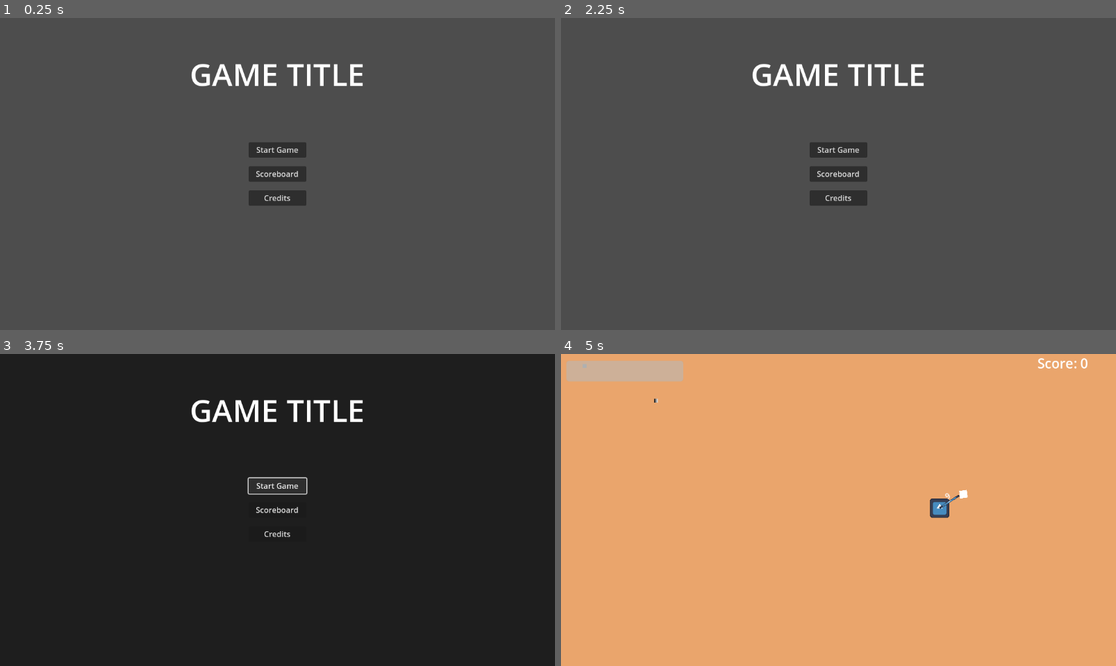
Above: before the commit, frames 1-4 (two rows, left to right).
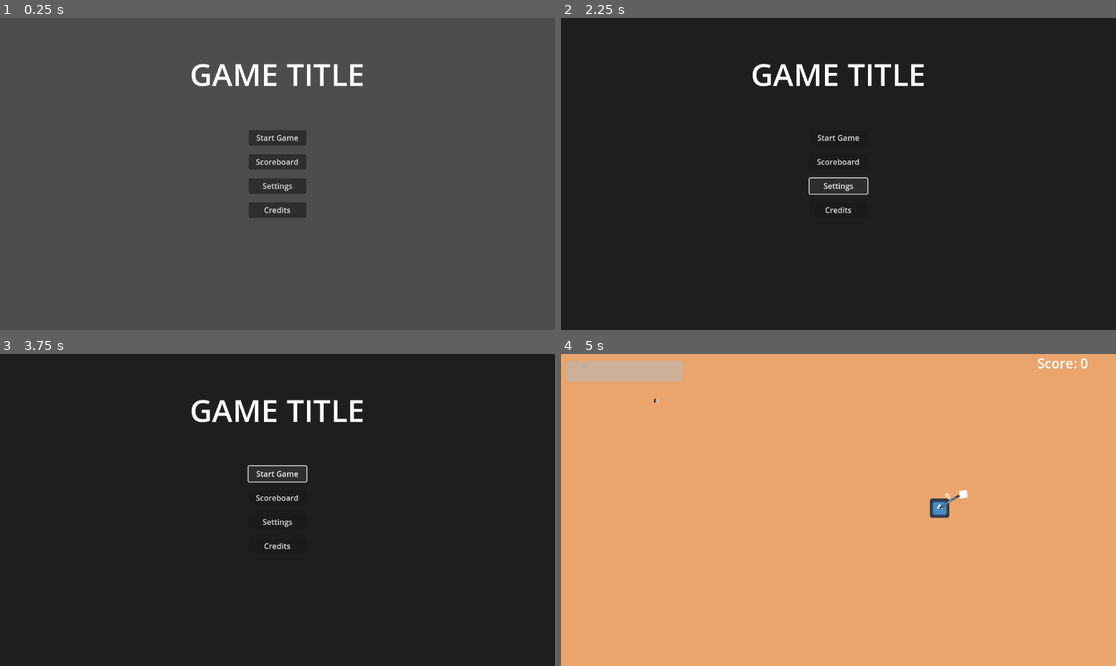
Above: after the commit, the same moments.

Repository: elloco02/gae-final-assignment
Game: Godot game, scene res://main_menu/main_menu.tscn
Same seed, same stepped clock (60 frames per second), same inputs: the game is played once before the commit and once after it. The engine's default icon, where the game draws it, is replaced by a stand-in: a white triangle on a blue panel in a dark square. Sound files missing from this copy of the repository are replaced by a short silence.
Inputs (mouse positions are in pixels of both pictures, inside the frame that each line leads up to):
- Up to frame 1 (0.25 s): no input
- Up to frame 2 (2.25 s): click "Scoreboard" at 0.5 s; click "Return" at 1.25 s; click (838, 186) at 2 s, where only the run after the commit has a clickable "Settings"
- Up to frame 3 (3.75 s): click (277, 556) at 2.75 s, where only the run after the commit has a clickable "Return"; click "Start Game" at 3.5 s
- Up to frame 4 (5 s): move the mouse to (960, 494) at 4.27 s; hold D (right) from 4.28 s (still down); click (960, 494) at 4.35 s

The runs differ from the first frame. In frame 1, 2.0% of the frame differs, in the area x 44-56%, y 36-64%; in frame 2, 98%, in the area x 0-100%, y 0-100%; in frame 3, 0.7%; in frame 4, less than 0.1%.

Commit message:
added setting menu and font

Diff:
--- /dev/null
+++ b/neues-spiel/assets/Tilemap/tile_set.tres
@@ -0,0 +1,34 @@
+[gd_resource type="TileSet" load_steps=3 format=3 uid="uid://dkk0hfr7pfus"]
+
+[ext_resource type="Texture2D" path="res://assets/Tilemap/TileMap3-Sheet.png" id="1_11kqw"]
+
+[sub_resource type="TileSetAtlasSource" id="TileSetAtlasSource_11kqw"]
+texture = ExtResource("1_11kqw")
+texture_region_size = Vector2i(32, 32)
+0:0/0 = 0
+1:0/0 = 0
+2:0/0 = 0
+3:0/0 = 0
+4:0/0 = 0
+5:0/0 = 0
+6:0/0 = 0
+6:1/0 = 0
+5:1/0 = 0
+4:1/0 = 0
+3:1/0 = 0
+2:1/0 = 0
+1:1/0 = 0
+0:1/0 = 0
+0:2/0 = 0
+1:2/0 = 0
+2:2/0 = 0
+3:2/0 = 0
+4:2/0 = 0
+5:2/0 = 0
+6:2/0 = 0
+6:3/0 = 0
+5:3/0 = 0
+
+[resource]
+tile_size = Vector2i(32, 32)
+sources/1 = SubResource("TileSetAtlasSource_11kqw")
--- /dev/null
+++ b/neues-spiel/assets/fonts/default.tres
@@ -0,0 +1,97 @@
+[gd_resource type="Theme" load_steps=8 format=3 uid="uid://b5yn6363jrcyb"]
+
+[ext_resource type="FontFile" uid="uid://bdvqk7gmtq34k" path="res://assets/fonts/pixel_font.ttf" id="1_udeu7"]
+
+[sub_resource type="StyleBoxFlat" id="StyleBoxFlat_gtbrs"]
+content_margin_left = 4.0
+content_margin_top = 4.0
+content_margin_right = 4.0
+content_margin_bottom = 4.0
+bg_color = Color(0.1, 0.1, 0.1, 0.3)
+corner_radius_top_left = 3
+corner_radius_top_right = 3
+corner_radius_bottom_right = 3
+corner_radius_bottom_left = 3
+corner_detail = 5
+
+[sub_resource type="StyleBoxFlat" id="StyleBoxFlat_kbcrc"]
+content_margin_left = 4.0
+content_margin_top = 4.0
+content_margin_right = 4.0
+content_margin_bottom = 4.0
+bg_color = Color(1, 1, 1, 0.75)
+draw_center = false
+border_width_left = 2
+border_width_top = 2
+border_width_right = 2
+border_width_bottom = 2
+corner_radius_top_left = 3
+corner_radius_top_right = 3
+corner_radius_bottom_right = 3
+corner_radius_bottom_left = 3
+corner_detail = 5
+expand_margin_left = 2.0
+expand_margin_top = 2.0
+expand_margin_right = 2.0
+expand_margin_bottom = 2.0
+
+[sub_resource type="StyleBoxTexture" id="StyleBoxTexture_gtbrs"]
+texture_margin_left = 8.0
+texture_margin_top = 8.0
+texture_margin_right = 8.0
+texture_margin_bottom = 8.0
+region_rect = Rect2(97, 81, 30, 14)
+
+[sub_resource type="StyleBoxTexture" id="StyleBoxTexture_q43l0"]
+texture_margin_left = 8.0
+texture_margin_top = 8.0
+texture_margin_right = 8.0
+texture_margin_bottom = 8.0
+region_rect = Rect2(97, 65, 30, 14)
+
+[sub_resource type="StyleBoxTexture" id="StyleBoxTexture_kbcrc"]
+texture_margin_left = 8.0
+texture_margin_top = 8.0
+texture_margin_right = 8.0
+texture_margin_bottom = 8.0
+region_rect = Rect2(97, 97, 30, 14)
+
+[sub_resource type="StyleBoxEmpty" id="StyleBoxEmpty_q43l0"]
+
+[resource]
+default_font = ExtResource("1_udeu7")
+Button/colors/font_color = Color(0.875, 0.875, 0.875, 1)
+Button/colors/font_disabled_color = Color(0.875, 0.875, 0.875, 0.5)
+Button/colors/font_focus_color = Color(0.95, 0.95, 0.95, 1)
+Button/colors/font_hover_color = Color(0.95, 0.95, 0.95, 1)
+Button/colors/font_hover_pressed_color = Color(1, 1, 1, 1)
+Button/colors/font_outline_color = Color(0, 0, 0, 1)
+Button/colors/font_pressed_color = Color(1, 1, 1, 1)
+Button/colors/icon_disabled_color = Color(1, 1, 1, 0.4)
+Button/colors/icon_focus_color = Color(1, 1, 1, 1)
+Button/colors/icon_hover_color = Color(1, 1, 1, 1)
+Button/colors/icon_hover_pressed_color = Color(1, 1, 1, 1)
+Button/colors/icon_normal_color = Color(1, 1, 1, 1)
+Button/colors/icon_pressed_color = Color(1, 1, 1, 1)
+Button/constants/align_to_largest_stylebox = 0
+Button/constants/h_separation = 4
+Button/constants/icon_max_width = 0
+Button/constants/outline_size = 0
+Button/font_sizes/font_size = 16
+Button/fonts/font = ExtResource("1_udeu7")
+Button/styles/disabled = SubResource("StyleBoxFlat_gtbrs")
+Button/styles/focus = SubResource("StyleBoxFlat_kbcrc")
+Button/styles/hover = SubResource("StyleBoxTexture_gtbrs")
+Button/styles/normal = SubResource("StyleBoxTexture_q43l0")
+Button/styles/pressed = SubResource("StyleBoxTexture_kbcrc")
+Label/colors/font_color = Color(1, 1, 1, 1)
+Label/colors/font_outline_color = Color(0, 0, 0, 1)
+Label/colors/font_shadow_color = Color(0, 0, 0, 0)
+Label/constants/line_spacing = 3
+Label/constants/outline_size = 0
+Label/constants/shadow_offset_x = 1
+Label/constants/shadow_offset_y = 1
+Label/constants/shadow_outline_size = 1
+Label/font_sizes/font_size = 16
+Label/fonts/font = ExtResource("1_udeu7")
+Label/styles/normal = SubResource("StyleBoxEmpty_q43l0")
--- /dev/null
+++ b/neues-spiel/main_menu/audio_settings/settings.gd
@@ -0,0 +1,8 @@
+extends Control
+
+@onready var main_menu_scene: PackedScene = preload("res://main_menu/main_menu.tscn")
+
+
+func _on_main_menu_button_pressed() -> void:
+	AudioManager.create_2d_audio_at_location(global_position, SoundEffectSettings.SOUND_EFFECT_TYPE.UI_BUTTON_PRESSED)
+	SceneManager.change_scene_to(main_menu_scene)
--- /dev/null
+++ b/neues-spiel/main_menu/audio_settings/settings.tscn
@@ -0,0 +1,78 @@
+[gd_scene load_steps=4 format=3 uid="uid://bkg8w0c81g0cf"]
+
+[ext_resource type="Script" uid="uid://ryl0acwvah8f" path="res://main_menu/audio_settings/volume_slider.gd" id="1_8vqrp"]
+[ext_resource type="Script" uid="uid://b4u57lcdodtr2" path="res://main_menu/audio_settings/settings.gd" id="1_53kv4"]
+[ext_resource type="Theme" uid="uid://b5yn6363jrcyb" path="res://assets/fonts/default.tres" id="2_6xy3w"]
+
+[node name="Options" type="Control"]
+layout_mode = 3
+anchors_preset = 15
+anchor_right = 1.0
+anchor_bottom = 1.0
+grow_horizontal = 2
+grow_vertical = 2
+script = ExtResource("1_53kv4")
+
+[node name="MarginContainer" type="MarginContainer" parent="."]
+layout_mode = 1
+anchors_preset = 15
+anchor_right = 1.0
+anchor_bottom = 1.0
+grow_horizontal = 2
+grow_vertical = 2
+theme_override_constants/margin_left = 50
+theme_override_constants/margin_top = 50
+theme_override_constants/margin_right = 50
+theme_override_constants/margin_bottom = 50
+
+[node name="VBoxContainer" type="VBoxContainer" parent="MarginContainer"]
+layout_mode = 2
+size_flags_horizontal = 4
+alignment = 1
+
+[node name="MasterLabel" type="Label" parent="MarginContainer/VBoxContainer"]
+layout_mode = 2
+theme = ExtResource("2_6xy3w")
+text = "Master"
+
+[node name="Master" type="HSlider" parent="MarginContainer/VBoxContainer"]
+custom_minimum_size = Vector2(100, 20)
+layout_mode = 2
+max_value = 5.0
+step = 0.001
+script = ExtResource("1_8vqrp")
+bus_name = "Master"
+
+[node name="MusicLabel" type="Label" parent="MarginContainer/VBoxContainer"]
+layout_mode = 2
+text = "Music"
+
+[node name="Music" type="HSlider" parent="MarginContainer/VBoxContainer"]
+custom_minimum_size = Vector2(100, 20)
+layout_mode = 2
+max_value = 5.0
+step = 0.001
+script = ExtResource("1_8vqrp")
+bus_name = "Music"
+
+[node name="SfxLabel" type="Label" parent="MarginContainer/VBoxContainer"]
+layout_mode = 2
+text = "Sfx"
+
+[node name="Sfx" type="HSlider" parent="MarginContainer/VBoxContainer"]
+custom_minimum_size = Vector2(100, 20)
+layout_mode = 2
+max_value = 5.0
+step = 0.001
+script = ExtResource("1_8vqrp")
+bus_name = "Sfx"
+
+[node name="Control" type="Control" parent="MarginContainer/VBoxContainer"]
+custom_minimum_size = Vector2(0, 40)
+layout_mode = 2
+
+[node name="MainMenuButton" type="Button" parent="MarginContainer/VBoxContainer"]
+layout_mode = 2
+text = "Return"
+
+[connection signal="pressed" from="MarginContainer/VBoxContainer/MainMenuButton" to="." method="_on_main_menu_button_pressed"]
--- /dev/null
+++ b/neues-spiel/main_menu/audio_settings/volume_slider.gd
@@ -0,0 +1,15 @@
+extends HSlider
+
+@export var bus_name: String
+
+var bus_index: int
+
+func _ready() -> void:
+	bus_index = AudioServer.get_bus_index(bus_name)
+	value_changed.connect(_on_value_changed)
+
+	value = db_to_linear(AudioServer.get_bus_volume_db(bus_index))
+
+
+func _on_value_changed(volume: float) -> void:
+	AudioServer.set_bus_volume_db(bus_index, linear_to_db(volume))
--- /dev/null
+++ b/neues-spiel/main_menu/credits/settings.tscn
@@ -0,0 +1,78 @@
+[gd_scene load_steps=4 format=3 uid="uid://bkg8w0c81g0cf"]
+
+[ext_resource type="Theme" uid="uid://bm5qpjcw7n65h" path="res://fonts/default.tres" id="1_37860"]
+[ext_resource type="PackedScene" uid="uid://bjr48vk8qg374" path="res://scenes/menu/buttons/main_menu_button.tscn" id="2_37860"]
+[ext_resource type="Script" uid="uid://dm74hp5yvjlw" path="res://scripts/menu/volume_slider.gd" id="2_dxr1k"]
+
+[node name="Options" type="Control"]
+layout_mode = 3
+anchors_preset = 15
+anchor_right = 1.0
+anchor_bottom = 1.0
+grow_horizontal = 2
+grow_vertical = 2
+
+[node name="MarginContainer" type="MarginContainer" parent="."]
+layout_mode = 1
+anchors_preset = 15
+anchor_right = 1.0
+anchor_bottom = 1.0
+grow_horizontal = 2
+grow_vertical = 2
+theme_override_constants/margin_left = 50
+theme_override_constants/margin_top = 50
+theme_override_constants/margin_right = 50
+theme_override_constants/margin_bottom = 50
+
+[node name="VBoxContainer" type="VBoxContainer" parent="MarginContainer"]
+layout_mode = 2
+size_flags_horizontal = 4
+alignment = 1
+
+[node name="MasterLabel" type="Label" parent="MarginContainer/VBoxContainer"]
+layout_mode = 2
+theme = ExtResource("1_37860")
+text = "Master"
+
+[node name="Master" type="HSlider" parent="MarginContainer/VBoxContainer"]
+custom_minimum_size = Vector2(100, 20)
+layout_mode = 2
+max_value = 5.0
+step = 0.001
+script = ExtResource("2_dxr1k")
+bus_name = "Master"
+
+[node name="MusicLabel" type="Label" parent="MarginContainer/VBoxContainer"]
+layout_mode = 2
+theme = ExtResource("1_37860")
+text = "Music"
+
+[node name="Music" type="HSlider" parent="MarginContainer/VBoxContainer"]
+custom_minimum_size = Vector2(100, 20)
+layout_mode = 2
+max_value = 5.0
+step = 0.001
+script = ExtResource("2_dxr1k")
+bus_name = "Music"
+
+[node name="SfxLabel" type="Label" parent="MarginContainer/VBoxContainer"]
+layout_mode = 2
+theme = ExtResource("1_37860")
+text = "Sfx"
+
+[node name="Sfx" type="HSlider" parent="MarginContainer/VBoxContainer"]
+custom_minimum_size = Vector2(100, 20)
+layout_mode = 2
+max_value = 5.0
+step = 0.001
+script = ExtResource("2_dxr1k")
+bus_name = "Sfx"
+
+[node name="Control" type="Control" parent="MarginContainer/VBoxContainer"]
+custom_minimum_size = Vector2(0, 40)
+layout_mode = 2
+
+[node name="ReturnButton" parent="MarginContainer/VBoxContainer" instance=ExtResource("2_37860")]
+layout_mode = 2
+theme = ExtResource("1_37860")
+text = "Return"
--- a/neues-spiel/main_menu/main_menu.gd
+++ b/neues-spiel/main_menu/main_menu.gd
@@ -24,3 +24,9 @@
 func _on_credits_button_pressed() -> void:
 	AudioManager.create_2d_audio_at_location(global_position, SoundEffectSettings.SOUND_EFFECT_TYPE.UI_BUTTON_PRESSED)
 	frame.visible = true
+
+
+func _on_options_button_pressed() -> void:
+	AudioManager.create_2d_audio_at_location(global_position, SoundEffectSettings.SOUND_EFFECT_TYPE.UI_BUTTON_PRESSED)
+	var options_scene = load("res://main_menu/audio_settings/settings.tscn")
+	SceneManager.change_scene_to(options_scene)
--- a/neues-spiel/main_menu/main_menu.tscn
+++ b/neues-spiel/main_menu/main_menu.tscn
@@ -59,6 +59,11 @@
 layout_mode = 2
 text = "Scoreboard"
 
+[node name="OptionsButton" type="Button" parent="CanvasLayer/MarginContainer/HBoxContainer/VBoxContainer"]
+custom_minimum_size = Vector2(120, 32)
+layout_mode = 2
+text = "Settings"
+
 [node name="CreditsButton" type="Button" parent="CanvasLayer/MarginContainer/HBoxContainer/VBoxContainer"]
 custom_minimum_size = Vector2(120, 32)
 layout_mode = 2
@@ -71,4 +76,5 @@
 layout_mode = 0
 
 [connection signal="pressed" from="CanvasLayer/MarginContainer/HBoxContainer/VBoxContainer/ScoreboardButton" to="." method="_on_scoreboard_button_pressed"]
+[connection signal="pressed" from="CanvasLayer/MarginContainer/HBoxContainer/VBoxContainer/OptionsButton" to="." method="_on_options_button_pressed"]
 [connection signal="pressed" from="CanvasLayer/MarginContainer/HBoxContainer/VBoxContainer/CreditsButton" to="." method="_on_credits_button_pressed"]
--- a/neues-spiel/score_board/scoreboard.gd
+++ b/neues-spiel/score_board/scoreboard.gd
@@ -91,4 +91,5 @@
 
 
 func _on_main_menu_button_pressed() -> void:
+	AudioManager.create_2d_audio_at_location(global_position, SoundEffectSettings.SOUND_EFFECT_TYPE.UI_BUTTON_PRESSED)
 	SceneManager.change_scene_to(main_menu_scene)
Binary file added: neues-spiel/assets/fonts/pixel_font.ttf
Not shown, added: neues-spiel/assets/fonts/pixel_font.ttf.import
Not shown, added: neues-spiel/main_menu/audio_settings/settings.gd.uid
Not shown, added: neues-spiel/main_menu/audio_settings/volume_slider.gd.uid
